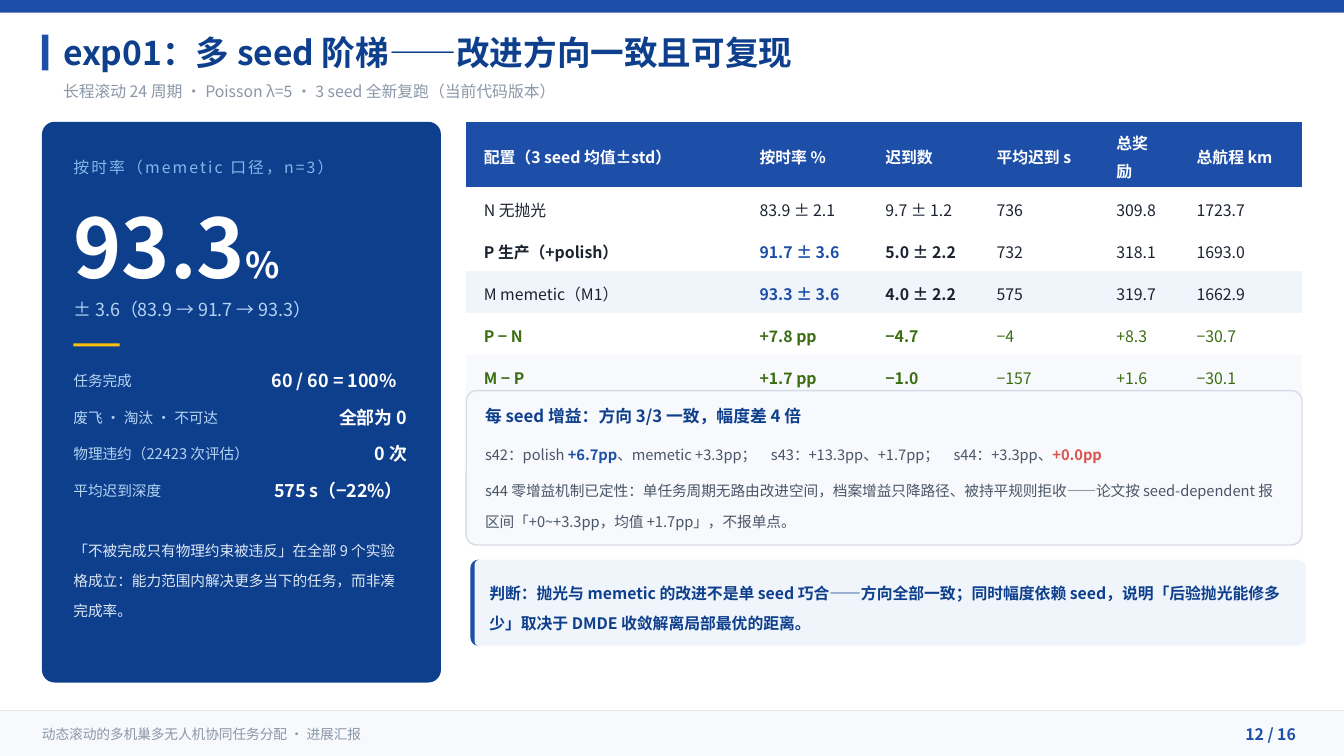
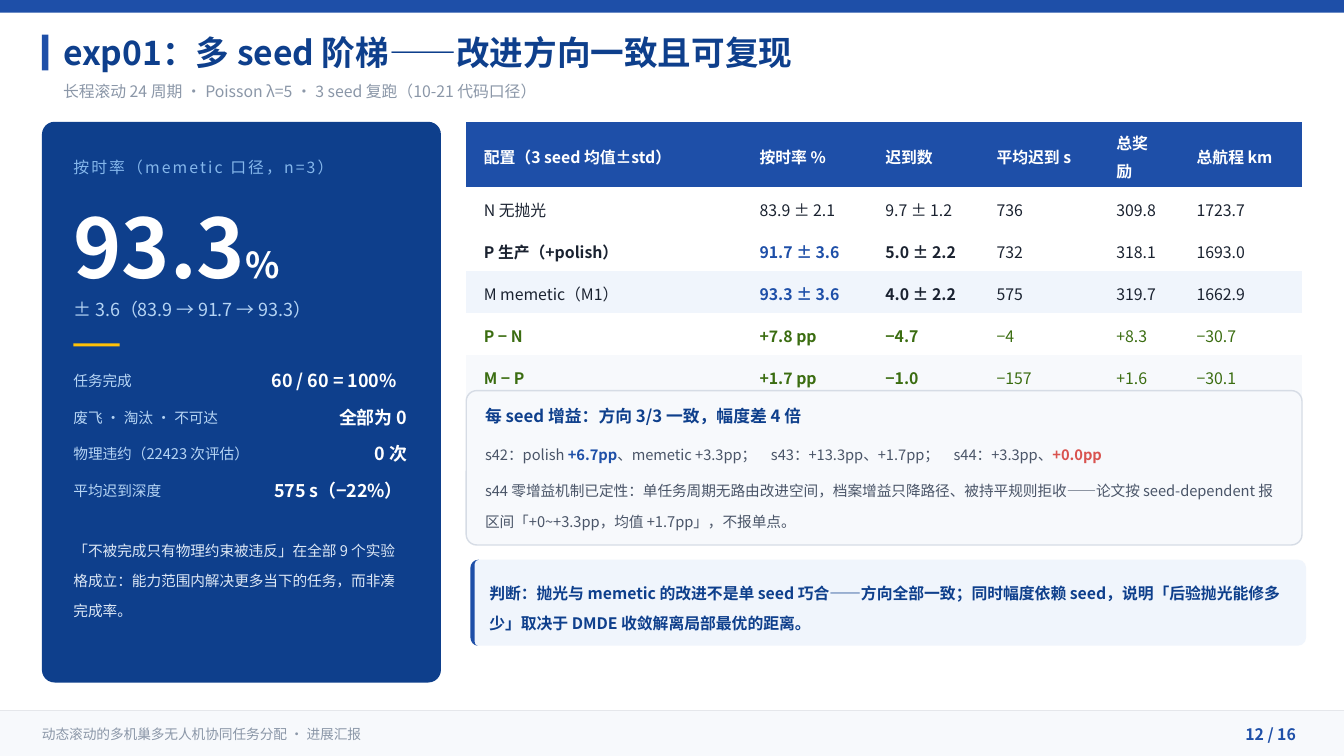
Before and after one commit to 909347194/ExperimentForGraduation, a slide deck: slide 12 of UAV协同任务分配方法-进展汇报/UAV协同任务分配方法-进展汇报.pptx (slide 11 before the commit). Drawn at 1344x756 pixels with LibreOffice and Linux fonts; fonts in the diff are those of the drawing. Boxes give left, top, right and bottom in pixels: in the first picture for what was removed or moved away, otherwise in the second. Text is boxed around its words. In the diff, an @@ line names an element or a change of style, - is before the commit and + after.

Commit message:
docs(ppt): 同步方法审查修正——覆盖门禁口径 + 页序/扉页结构修复
- P9 适应度换覆盖门禁主口径（Chapter3_README §4.3 固定表述），big-M 降为消融对照
- 补回 03 章扉页（P8），调正 P9 模型 / P10 DMDE 页序，页脚 02–15 对齐
- P7 cap(t) 公式补 max(min_cap,...)；闸门① 改往返航程（DEM 口径）
- P10 段结构规范化按方案 A 修正（无终止基因）；y=0 卡重写
- P12/P13/P15 实验数据标注口径与出处（10-21 代码口径 / 10-20 N=50/100/200 扫描），
  证据边界补「exp02 现行 10/50/100 与门禁口径待复跑」
- slides/*.slide 源文件同步同一套文案

```diff
--- a/UAV协同任务分配方法-进展汇报/UAV协同任务分配方法-进展汇报.pptx
+++ b/UAV协同任务分配方法-进展汇报/UAV协同任务分配方法-进展汇报.pptx
@@ text at <box>63,83,536,98</box>: text changed @@
-长程滚动 24 周期 · Poisson λ=5 · 3 seed 全新复跑（当前代码版本）
+长程滚动 24 周期 · Poisson λ=5 · 3 seed 复跑（10-21 代码口径）
```
Also in this commit, not shown: 6 other slides changed, 1 slide added, 7 other files.
